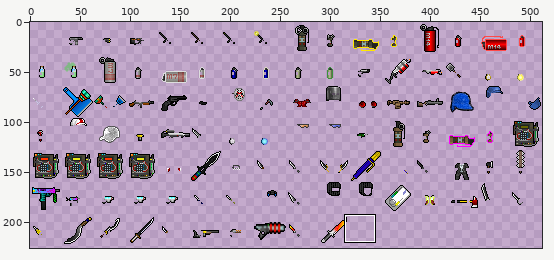
Sprite sheet -- Zhigh_mod/Zhigh_reskins.png. The picture above shows the old version from afar; the outline marks the close-up.
Close-up. Old version:
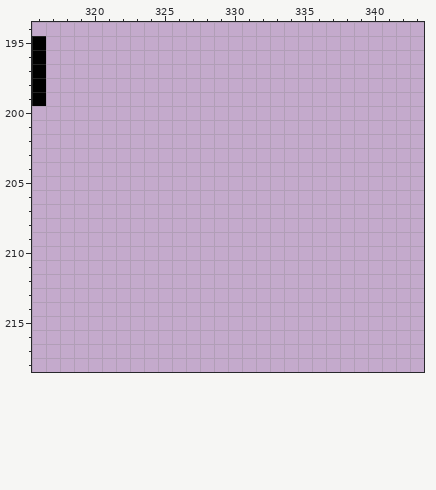
The file is 512x512 pixels. Pixels under 10% opacity are left out. Colours within 5 levels of each other are drawn and written as one. Shown: x 316..343, y 194..218. The wide view leaves out empty margins.
After:
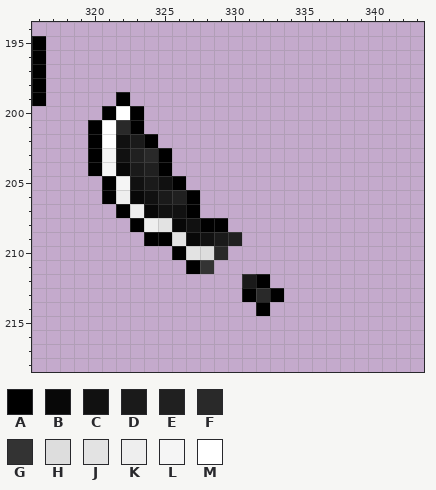
Palette (. is transparent): A #000000  B #080808  C #111111  D #1a1a1a  E #202020  F #292929  G #333333  H #dddddd  J #e3e3e3  K #eeeeee  L #f5f5f5  M #ffffff
Changes in this commit:
The author put colour A in row 199 at x 322; in row 200 at x 321 and 323; in row 201 at x 320 and 323; in row 202 at x 320 and 324; in rows 203 to 204 at x 320 and 325; in row 205 at x 321 and 326.
The author put colour A in row 206 at x 321 and 327; in row 207 at x 322 and 327; in row 208 at x 323 and 328 to 329; in row 209 at x 324 to 325; in row 210 at x 326; in row 211 at x 327.
The author put colour A in row 212 at x 332; in row 213 at x 331 and 333; in row 214 at x 332.
The author put colour B in row 204 at x 322; in row 206 at x 323; in row 207 at x 324; in row 208 at x 326; in row 209 at x 327.
The author put colour C in rows 202 to 203 at x 322; in row 205 at x 323 and 325; in row 206 at x 324; in row 207 at x 325 to 326; in row 208 at x 327; in row 209 at x 328.
The author put colour D in row 202 at x 323; in row 204 at x 323; in row 205 at x 324; in row 206 at x 325; in row 209 at x 329; in row 212 at x 331.
The author put colour E in row 203 at x 323; in row 204 at x 324; in row 206 at x 326; in row 209 at x 330.
The author put colour F in row 201 at x 322; in row 203 at x 324; in row 210 at x 329; in row 213 at x 332.
The author put colour G in row 211 at x 328.
The author put colour H in row 210 at x 328.
The author put colour J in row 208 at x 325; in row 209 at x 326; in row 210 at x 327.
The author put colour K in row 206 at x 322; in row 207 at x 323; in row 208 at x 324.
The author put colour L in rows 203 to 204 at x 321; in row 205 at x 322.
The author put colour M in row 200 at x 322; in rows 201 to 202 at x 321.
